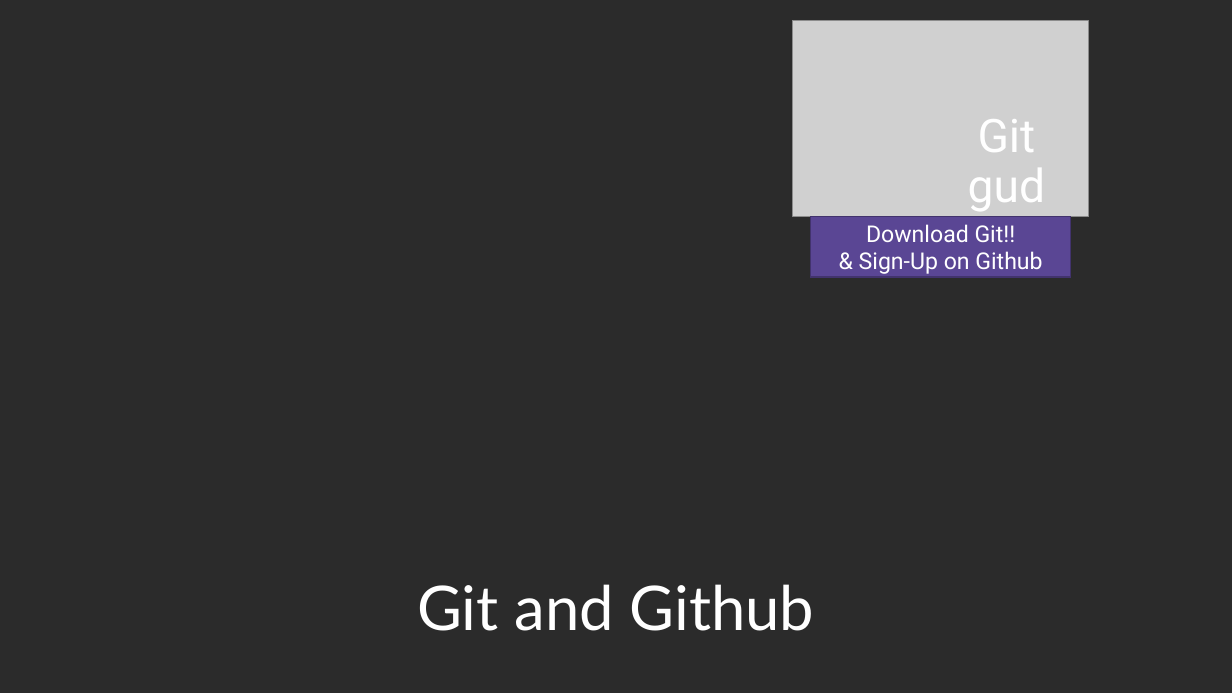
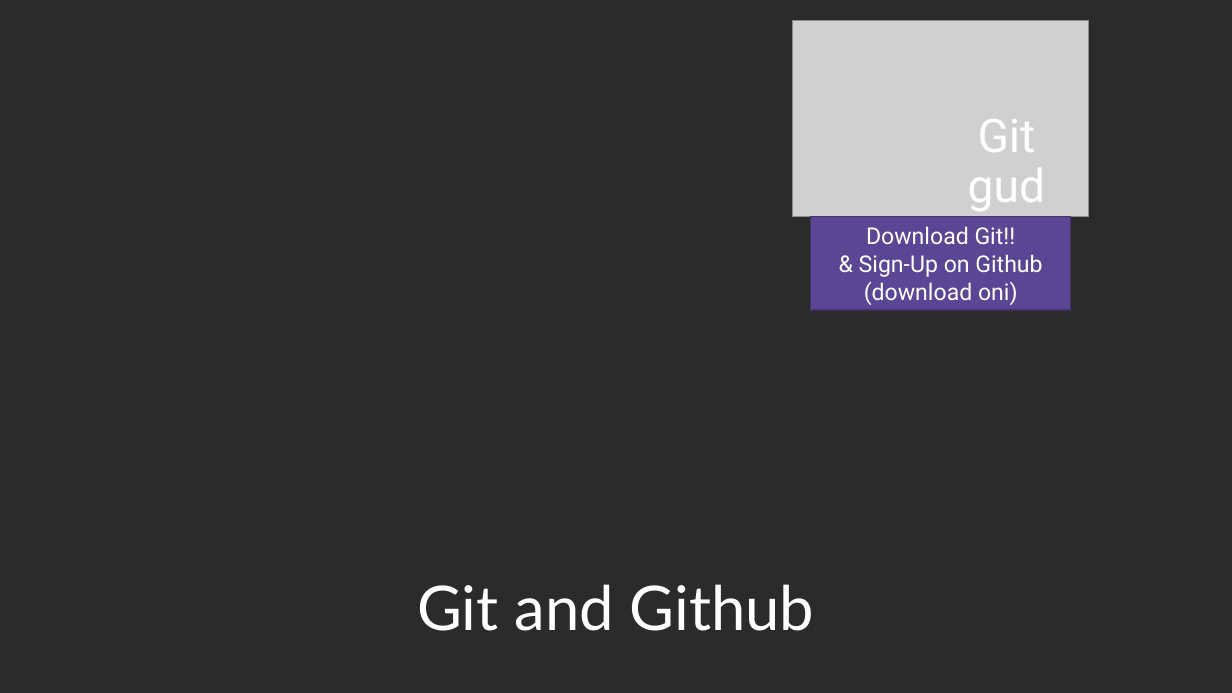
Before and after one commit to Light2Dark/git_tutorial, a slide deck: slide 1 of Git and Github.pptx. Drawn at 1232x693 pixels with LibreOffice and Linux fonts; fonts in the diff are those of the drawing; grey boxes stand for pictures; background and template pictures are left out; a plain dark background stands for a picture behind light text. Boxes give left, top, right and bottom in pixels: in the first picture for what was removed or moved away, otherwise in the second. Text is boxed around its words. In the diff, an @@ line names an element or a change of style, - is before the commit and + after.

```diff
--- a/Git and Github.pptx
+++ b/Git and Github.pptx
@@ rectangle "Download Git!!" resized from (x1=811, y1=217, x2=1071, y2=277) to (x1=811, y1=217, x2=1071, y2=311) @@
@@ text in rectangle at (x1=864, y1=281, x2=1018, y2=305): paragraph added @@
+(download oni)
```
Also in this commit, not shown: 14 other slides changed, 2 slides added.
